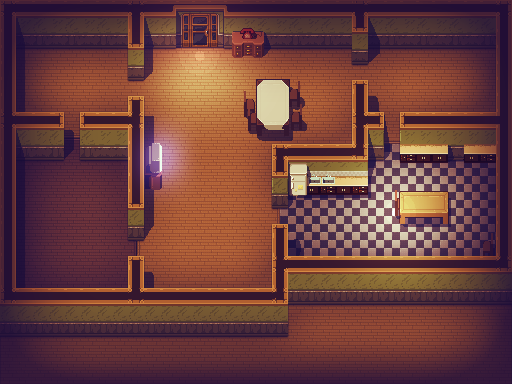
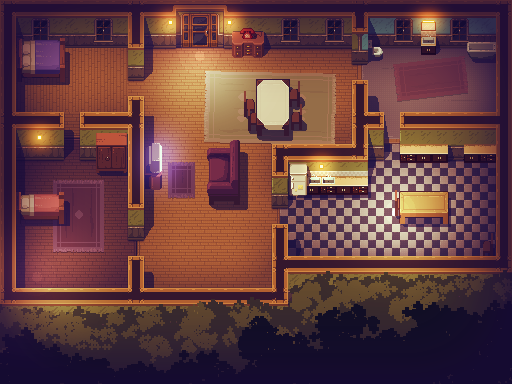
Revision of a layered 512x384 image; what changed, layer by layer:
showed "wall lights", painted on it over [38, 21, 434, 168]
painted on "ceil lights" over [16, 256, 56, 296]
added layer "trees" above "top walls" over [0, 270, 512, 384]
painted on "shadows" over [17, 37, 496, 226]
painted on "walls" over [16, 16, 496, 224]
added layer "carpets" above "ground" over [53, 56, 468, 252]
painted on "ground" over [16, 12, 496, 142]
